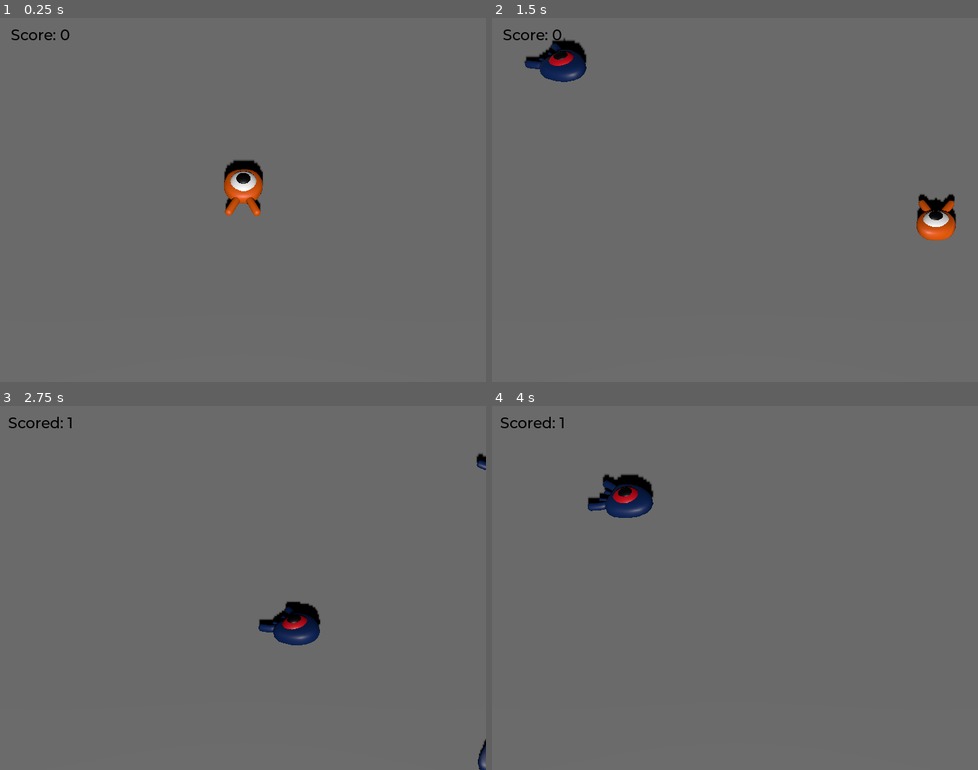
Above: before the commit, frames 1-4 (two rows, left to right).
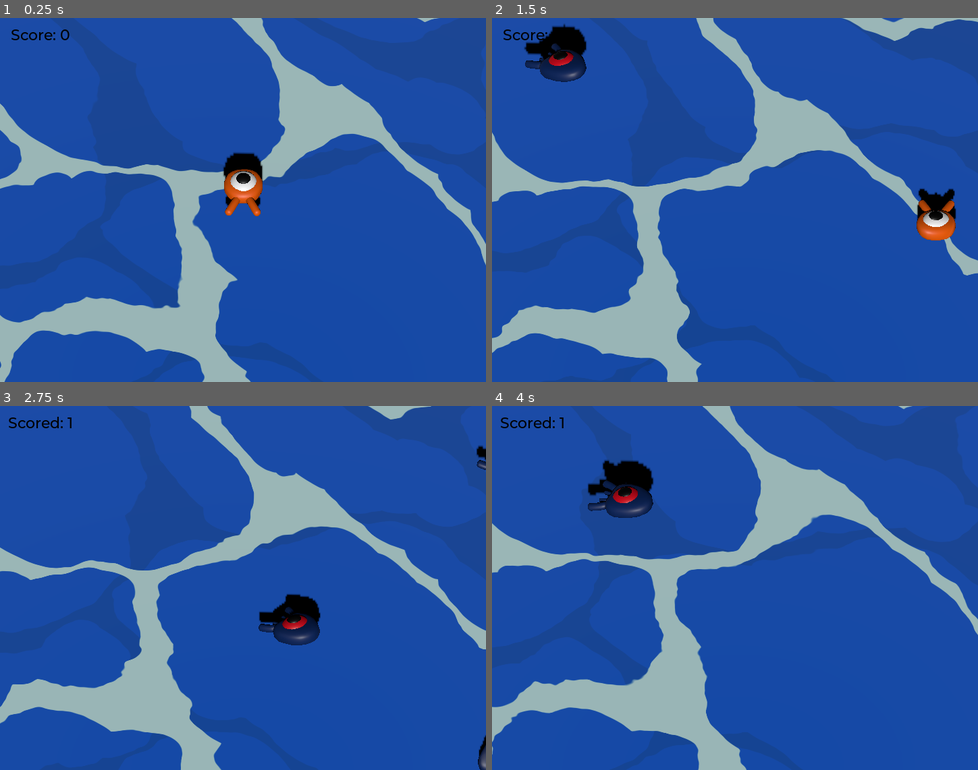
Above: after the commit, the same moments.

Repository: dabjulmaros/GodotSaves
Game: Godot game, scene res://scenes/main.tscn
Same seed, same stepped clock (60 frames per second), same inputs: the game is played once before the commit and once after it.
Inputs:
- Up to frame 1 (0.25 s): no input
- Up to frame 2 (1.5 s): tap Enter (ui_accept) at 0.5 s; hold D (move_right) 0.53-1.28 s; tap Space (jump) at 0.77 s; hold S (move_down) from 1.28 s (still down)
- Up to frame 3 (2.75 s): tap Space (jump) at 1.52 s; release S (move_down) at 2.03 s; hold D (move_right) from 2.03 s (still down)
- Up to frame 4 (4 s): release D (move_right) at 2.78 s; hold W (move_up) 2.78-3.53 s; tap Space (jump) at 3.02, 3.77 s; hold Left (move_left) from 3.53 s (still down)

The runs differ from the first frame. In frame 1, 99% of the frame differs, in the area x 0-100%, y 0-100%; in frame 2, 98%; in frame 3, 99%; in frame 4, 99%.

Commit message:
added shader

Diff:
--- /dev/null
+++ b/StompTheCreepsSample/art/Shaders/water_shader.tres
@@ -0,0 +1,201 @@
+[gd_resource type="Shader" format=3 uid="uid://stnrv2s5i6tk"]
+
+[resource]
+code = "// Wind Waker style water - NekotoArts
+// Adapted from https://www.shadertoy.com/view/3tKBDz
+// After which I added in some fractal Brownian motion
+// as well as vertex displacement
+
+shader_type spatial;
+
+uniform vec4 WATER_COL : source_color =  vec4(0.04, 0.38, 0.88, 1.0);
+uniform vec4 WATER2_COL : source_color =  vec4(0.04, 0.35, 0.78, 1.0);
+uniform vec4 FOAM_COL : source_color = vec4(0.8125, 0.9609, 0.9648, 1.0);
+uniform float distortion_speed = 2.0;
+uniform vec2 tile = vec2(5.0, 5.0);
+uniform float height = 2.0;
+uniform vec2 wave_size = vec2(2.0, 2.0);
+uniform float wave_speed = 1.5;
+
+const float M_2PI = 6.283185307;
+const float M_6PI = 18.84955592;
+
+float random(vec2 uv) {
+    return fract(sin(dot(uv.xy,
+        vec2(12.9898,78.233))) *
+            43758.5453123);
+}
+
+float noise(vec2 uv) {
+    vec2 uv_index = floor(uv);
+    vec2 uv_fract = fract(uv);
+
+    // Four corners in 2D of a tile
+    float a = random(uv_index);
+    float b = random(uv_index + vec2(1.0, 0.0));
+    float c = random(uv_index + vec2(0.0, 1.0));
+    float d = random(uv_index + vec2(1.0, 1.0));
+
+    vec2 blur = smoothstep(0.0, 1.0, uv_fract);
+
+    return mix(a, b, blur.x) +
+            (c - a) * blur.y * (1.0 - blur.x) +
+            (d - b) * blur.x * blur.y;
+}
+
+float fbm(vec2 uv) {
+    int octaves = 6;
+    float amplitude = 0.5;
+    float frequency = 3.0;
+	float value = 0.0;
+
+    for(int i = 0; i < octaves; i++) {
+        value += amplitude * noise(frequency * uv);
+        amplitude *= 0.5;
+        frequency *= 2.0;
+    }
+    return value;
+}
+
+float circ(vec2 pos, vec2 c, float s)
+{
+    c = abs(pos - c);
+    c = min(c, 1.0 - c);
+
+    return smoothstep(0.0, 0.002, sqrt(s) - sqrt(dot(c, c))) * -1.0;
+}
+
+// Foam pattern for the water constructed out of a series of circles
+float waterlayer(vec2 uv)
+{
+    uv = mod(uv, 1.0); // Clamp to [0..1]
+
+    float ret = 1.0;
+    ret += circ(uv, vec2(0.37378, 0.277169), 0.0268181);
+    ret += circ(uv, vec2(0.0317477, 0.540372), 0.0193742);
+    ret += circ(uv, vec2(0.430044, 0.882218), 0.0232337);
+    ret += circ(uv, vec2(0.641033, 0.695106), 0.0117864);
+    ret += circ(uv, vec2(0.0146398, 0.0791346), 0.0299458);
+    ret += circ(uv, vec2(0.43871, 0.394445), 0.0289087);
+    ret += circ(uv, vec2(0.909446, 0.878141), 0.028466);
+    ret += circ(uv, vec2(0.310149, 0.686637), 0.0128496);
+    ret += circ(uv, vec2(0.928617, 0.195986), 0.0152041);
+    ret += circ(uv, vec2(0.0438506, 0.868153), 0.0268601);
+    ret += circ(uv, vec2(0.308619, 0.194937), 0.00806102);
+    ret += circ(uv, vec2(0.349922, 0.449714), 0.00928667);
+    ret += circ(uv, vec2(0.0449556, 0.953415), 0.023126);
+    ret += circ(uv, vec2(0.117761, 0.503309), 0.0151272);
+    ret += circ(uv, vec2(0.563517, 0.244991), 0.0292322);
+    ret += circ(uv, vec2(0.566936, 0.954457), 0.00981141);
+    ret += circ(uv, vec2(0.0489944, 0.200931), 0.0178746);
+    ret += circ(uv, vec2(0.569297, 0.624893), 0.0132408);
+    ret += circ(uv, vec2(0.298347, 0.710972), 0.0114426);
+    ret += circ(uv, vec2(0.878141, 0.771279), 0.00322719);
+    ret += circ(uv, vec2(0.150995, 0.376221), 0.00216157);
+    ret += circ(uv, vec2(0.119673, 0.541984), 0.0124621);
+    ret += circ(uv, vec2(0.629598, 0.295629), 0.0198736);
+    ret += circ(uv, vec2(0.334357, 0.266278), 0.0187145);
+    ret += circ(uv, vec2(0.918044, 0.968163), 0.0182928);
+    ret += circ(uv, vec2(0.965445, 0.505026), 0.006348);
+    ret += circ(uv, vec2(0.514847, 0.865444), 0.00623523);
+    ret += circ(uv, vec2(0.710575, 0.0415131), 0.00322689);
+    ret += circ(uv, vec2(0.71403, 0.576945), 0.0215641);
+    ret += circ(uv, vec2(0.748873, 0.413325), 0.0110795);
+    ret += circ(uv, vec2(0.0623365, 0.896713), 0.0236203);
+    ret += circ(uv, vec2(0.980482, 0.473849), 0.00573439);
+    ret += circ(uv, vec2(0.647463, 0.654349), 0.0188713);
+    ret += circ(uv, vec2(0.651406, 0.981297), 0.00710875);
+    ret += circ(uv, vec2(0.428928, 0.382426), 0.0298806);
+    ret += circ(uv, vec2(0.811545, 0.62568), 0.00265539);
+    ret += circ(uv, vec2(0.400787, 0.74162), 0.00486609);
+    ret += circ(uv, vec2(0.331283, 0.418536), 0.00598028);
+    ret += circ(uv, vec2(0.894762, 0.0657997), 0.00760375);
+    ret += circ(uv, vec2(0.525104, 0.572233), 0.0141796);
+    ret += circ(uv, vec2(0.431526, 0.911372), 0.0213234);
+    ret += circ(uv, vec2(0.658212, 0.910553), 0.000741023);
+    ret += circ(uv, vec2(0.514523, 0.243263), 0.0270685);
+    ret += circ(uv, vec2(0.0249494, 0.252872), 0.00876653);
+    ret += circ(uv, vec2(0.502214, 0.47269), 0.0234534);
+    ret += circ(uv, vec2(0.693271, 0.431469), 0.0246533);
+    ret += circ(uv, vec2(0.415, 0.884418), 0.0271696);
+    ret += circ(uv, vec2(0.149073, 0.41204), 0.00497198);
+    ret += circ(uv, vec2(0.533816, 0.897634), 0.00650833);
+    ret += circ(uv, vec2(0.0409132, 0.83406), 0.0191398);
+    ret += circ(uv, vec2(0.638585, 0.646019), 0.0206129);
+    ret += circ(uv, vec2(0.660342, 0.966541), 0.0053511);
+    ret += circ(uv, vec2(0.513783, 0.142233), 0.00471653);
+    ret += circ(uv, vec2(0.124305, 0.644263), 0.00116724);
+    ret += circ(uv, vec2(0.99871, 0.583864), 0.0107329);
+    ret += circ(uv, vec2(0.894879, 0.233289), 0.00667092);
+    ret += circ(uv, vec2(0.246286, 0.682766), 0.00411623);
+    ret += circ(uv, vec2(0.0761895, 0.16327), 0.0145935);
+    ret += circ(uv, vec2(0.949386, 0.802936), 0.0100873);
+    ret += circ(uv, vec2(0.480122, 0.196554), 0.0110185);
+    ret += circ(uv, vec2(0.896854, 0.803707), 0.013969);
+    ret += circ(uv, vec2(0.292865, 0.762973), 0.00566413);
+    ret += circ(uv, vec2(0.0995585, 0.117457), 0.00869407);
+    ret += circ(uv, vec2(0.377713, 0.00335442), 0.0063147);
+    ret += circ(uv, vec2(0.506365, 0.531118), 0.0144016);
+    ret += circ(uv, vec2(0.408806, 0.894771), 0.0243923);
+    ret += circ(uv, vec2(0.143579, 0.85138), 0.00418529);
+    ret += circ(uv, vec2(0.0902811, 0.181775), 0.0108896);
+    ret += circ(uv, vec2(0.780695, 0.394644), 0.00475475);
+    ret += circ(uv, vec2(0.298036, 0.625531), 0.00325285);
+    ret += circ(uv, vec2(0.218423, 0.714537), 0.00157212);
+    ret += circ(uv, vec2(0.658836, 0.159556), 0.00225897);
+    ret += circ(uv, vec2(0.987324, 0.146545), 0.0288391);
+    ret += circ(uv, vec2(0.222646, 0.251694), 0.00092276);
+    ret += circ(uv, vec2(0.159826, 0.528063), 0.00605293);
+	return max(ret, 0.0);
+}
+
+// Procedural texture generation for the water
+vec3 water(vec2 uv, vec3 cdir, float iTime)
+{
+    uv *= vec2(0.25);
+    uv += fbm(uv) * 0.2;
+
+    // Parallax height distortion with two directional waves at
+    // slightly different angles.
+    vec2 a = 0.025 * cdir.xz / cdir.y; // Parallax offset
+    float h = sin(uv.x + iTime); // Height at UV
+    uv += a * h;
+    h = sin(0.841471 * uv.x - 0.540302 * uv.y + iTime);
+    uv += a * h;
+
+    // Texture distortion
+    float d1 = mod(uv.x + uv.y, M_2PI);
+    float d2 = mod((uv.x + uv.y + 0.25) * 1.3, M_6PI);
+    d1 = iTime * 0.07 + d1;
+    d2 = iTime * 0.5 + d2;
+    vec2 dist = vec2(
+    	sin(d1) * 0.15 + sin(d2) * 0.05,
+    	cos(d1) * 0.15 + cos(d2) * 0.05
+    );
+
+    vec3 ret = mix(WATER_COL.rgb, WATER2_COL.rgb, waterlayer(uv + dist.xy));
+    ret = mix(ret, FOAM_COL.rgb, waterlayer(vec2(1.0) - uv - dist.yx));
+    return ret;
+}
+
+
+void vertex(){
+	float time = TIME * wave_speed;
+	vec2 uv = UV * wave_size;
+	float d1 = mod(uv.x + uv.y, M_2PI);
+    float d2 = mod((uv.x + uv.y + 0.25) * 1.3, M_6PI);
+    d1 = time * 0.07 + d1;
+    d2 = time * 0.5 + d2;
+    vec2 dist = vec2(
+    	sin(d1) * 0.15 + sin(d2) * 0.05,
+    	cos(d1) * 0.15 + cos(d2) * 0.05
+    );
+	VERTEX.y += dist.y * height;
+}
+
+void fragment()
+{
+	vec2 uv = UV;
+
+    ALBEDO = vec3(water(uv * tile, vec3(0,1,0), TIME * distortion_speed));
+}"
--- a/StompTheCreepsSample/scenes/main.tscn
+++ b/StompTheCreepsSample/scenes/main.tscn
@@ -1,16 +1,33 @@
-[gd_scene load_steps=12 format=3 uid="uid://c710b35mmt0cb"]
+[gd_scene load_steps=14 format=3 uid="uid://c710b35mmt0cb"]
 
 [ext_resource type="PackedScene" uid="uid://csx2b64k4lwit" path="res://scenes/player.tscn" id="1_455b2"]
 [ext_resource type="Script" path="res://scripts/main.gd" id="1_sfnxi"]
 [ext_resource type="PackedScene" uid="uid://bwewggju1lggs" path="res://scenes/mob.tscn" id="2_kpw42"]
+[ext_resource type="Shader" uid="uid://stnrv2s5i6tk" path="res://art/Shaders/water_shader.tres" id="3_sbb78"]
 [ext_resource type="FontFile" uid="uid://bgyew64uimsm8" path="res://fonts/Montserrat-Medium.ttf" id="4_lb30m"]
 [ext_resource type="Script" path="res://scripts/ScoreLabel.gd" id="5_nfnbm"]
 
 [sub_resource type="BoxShape3D" id="BoxShape3D_jgyly"]
 size = Vector3(60, 2, 60)
 
-[sub_resource type="BoxMesh" id="BoxMesh_irwv2"]
-size = Vector3(60, 2, 60)
+[sub_resource type="ShaderMaterial" id="ShaderMaterial_5deel"]
+render_priority = 0
+shader = ExtResource("3_sbb78")
+shader_parameter/WATER_COL = Color(0.04, 0.38, 0.88, 1)
+shader_parameter/WATER2_COL = Color(0.04, 0.35, 0.78, 1)
+shader_parameter/FOAM_COL = Color(0.8125, 0.9609, 0.9648, 1)
+shader_parameter/distortion_speed = 2.0
+shader_parameter/tile = Vector2(10, 10)
+shader_parameter/height = 5.0
+shader_parameter/wave_size = Vector2(5, 5)
+shader_parameter/wave_speed = 1.5
+
+[sub_resource type="PlaneMesh" id="PlaneMesh_7bwqh"]
+lightmap_size_hint = Vector2i(152, 152)
+material = SubResource("ShaderMaterial_5deel")
+size = Vector2(80, 80)
+subdivide_width = 30
+subdivide_depth = 30
 
 [sub_resource type="StandardMaterial3D" id="StandardMaterial3D_db20s"]
 albedo_color = Color(1, 0.00784314, 0, 1)
@@ -213,7 +230,8 @@
 shape = SubResource("BoxShape3D_jgyly")
 
 [node name="MeshInstance3D" type="MeshInstance3D" parent="Ground"]
-mesh = SubResource("BoxMesh_irwv2")
+gi_mode = 0
+mesh = SubResource("PlaneMesh_7bwqh")
 
 [node name="DirectionalLight3D" type="DirectionalLight3D" parent="."]
 transform = Transform3D(1, 0, 0, 0, 0.866025, 0.5, 0, -0.5, 0.866025, 0, 13, 0)
--- a/StompTheCreepsSample/scripts/main.gd
+++ b/StompTheCreepsSample/scripts/main.gd
@@ -29,7 +29,7 @@
 	# spawn child mob in the main scene
 	add_child(mob)
 
-	# connect score mob to score label to update score when squashed
+	# connect score mob to score label to update score when ssquashed
 	mob.squashed.connect($UserInterface/ScoreLabel._on_mob_squashed.bind())
 
 
Empty file added: StompTheCreepsSample/MeshInstance3D.gd
